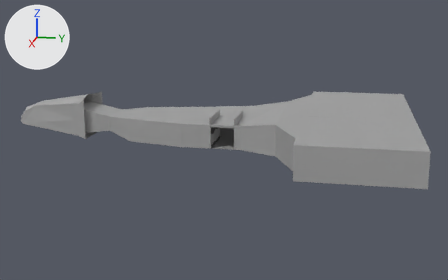
What one commit did to the Blender file assets/blend_files/ship_v2.blend.
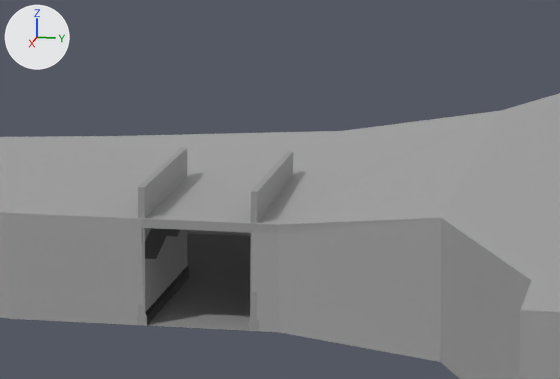
Each version is shown whole from a camera (50 mm lens) standing at (137.5, 67.8, 34.5) and looking at (0.4, 40.4, 0.2), then close up on the part from 40% to 67% of the width and 27% to 57% of the height. Lighting does not change. The marker at upper left points along +X, +Y and +Z. The last two pictures show the newer version.

The first close-up shows 'Ship', 'Wall.001', 'Wall.002', 'Wall.003', 'Wall.004'.
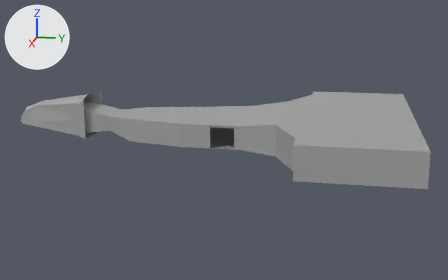
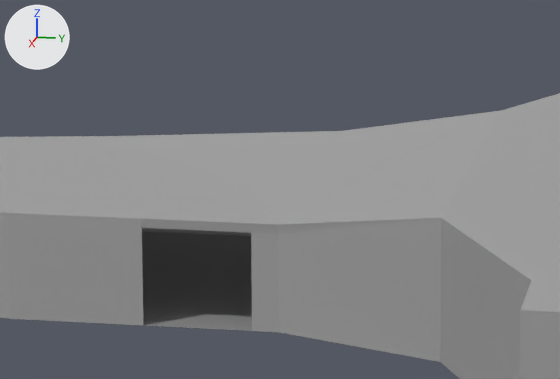
What changed in the scene script:
```text
Remove ob_wall_001:
    ob_wall_001 = bpy.data.objects.new('Wall.001', me_cube_003)
    ob_wall_001.location = (7.48, 44.65, 3.22)
    ob_wall_001.rotation_euler = (0.0, 0.0, 1.571)  # degrees (0, 0, 90)
    ob_wall_001.scale = (-0.16, 1.0, 1.0)
Remove ob_wall_002:
    ob_wall_002 = bpy.data.objects.new('Wall.002', me_cube_004)
    ob_wall_002.location = (7.48, 39.23, 3.22)
    ob_wall_002.rotation_euler = (0.0, 0.0, 1.571)  # degrees (0, 0, 90)
    ob_wall_002.scale = (-0.16, 1.0, 1.0)
Remove ob_wall_003:
    ob_wall_003 = bpy.data.objects.new('Wall.003', me_cube_005)
    ob_wall_003.location = (2.48, 44.65, 3.22)
    ob_wall_003.rotation_euler = (0.0, 0.0, 1.571)  # degrees (0, 0, 90)
    ob_wall_003.scale = (-0.16, 1.0, 1.0)
Remove ob_wall_004:
    ob_wall_004 = bpy.data.objects.new('Wall.004', me_cube_006)
    ob_wall_004.location = (2.48, 39.23, 3.22)
    ob_wall_004.rotation_euler = (0.0, 0.0, 1.571)  # degrees (0, 0, 90)
    ob_wall_004.scale = (-0.16, 1.0, 1.0)
```

Where the change shows, as pixel boxes (x1, y1, x2, y2) in the close-ups (560 x 379 px):
'Wall.002', deleted
    before: (137, 167, 169, 326)
    faces in mat_wallmid (grey #a3a3a3): (137, 167, 167, 326)
    faces in mat_wallbase (dark grey #3c3c3c): (145, 228, 167, 259)
    faces in mat_walltrim (black #1f1f1f): (145, 289, 169, 325)
'Wall.004', deleted
    before: (160, 147, 189, 300)
    faces in mat_wallmid (grey #a3a3a3): (160, 147, 187, 288)
    faces in mat_walltrim (black #1f1f1f): (167, 265, 189, 300)
'Wall.001', deleted
    before: (249, 171, 276, 331)
'Wall.003', deleted
    before: (270, 152, 293, 198)
